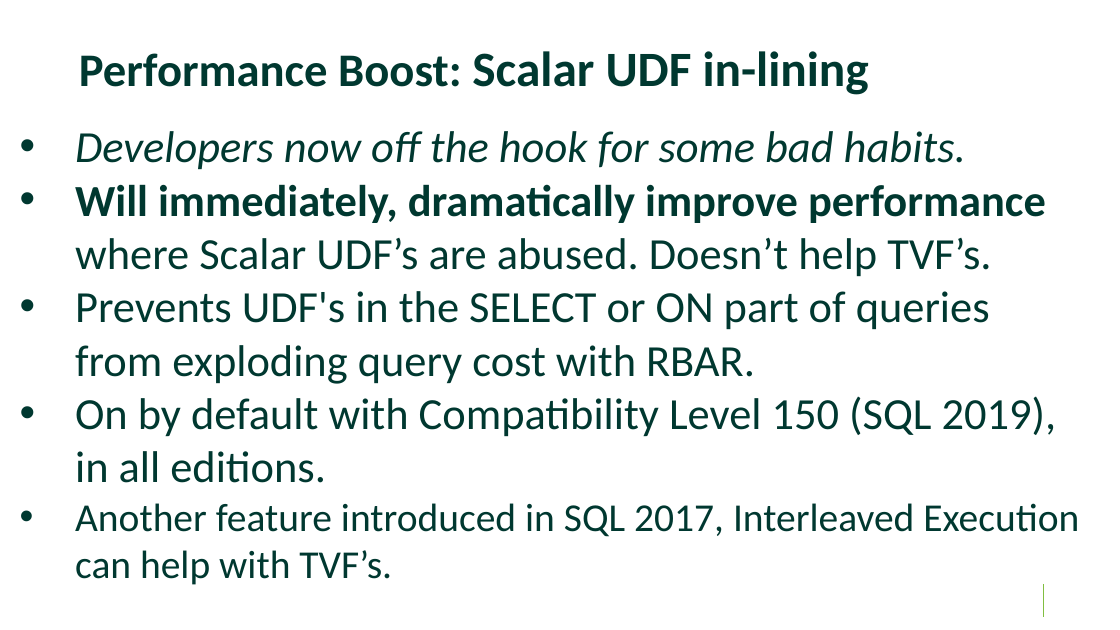
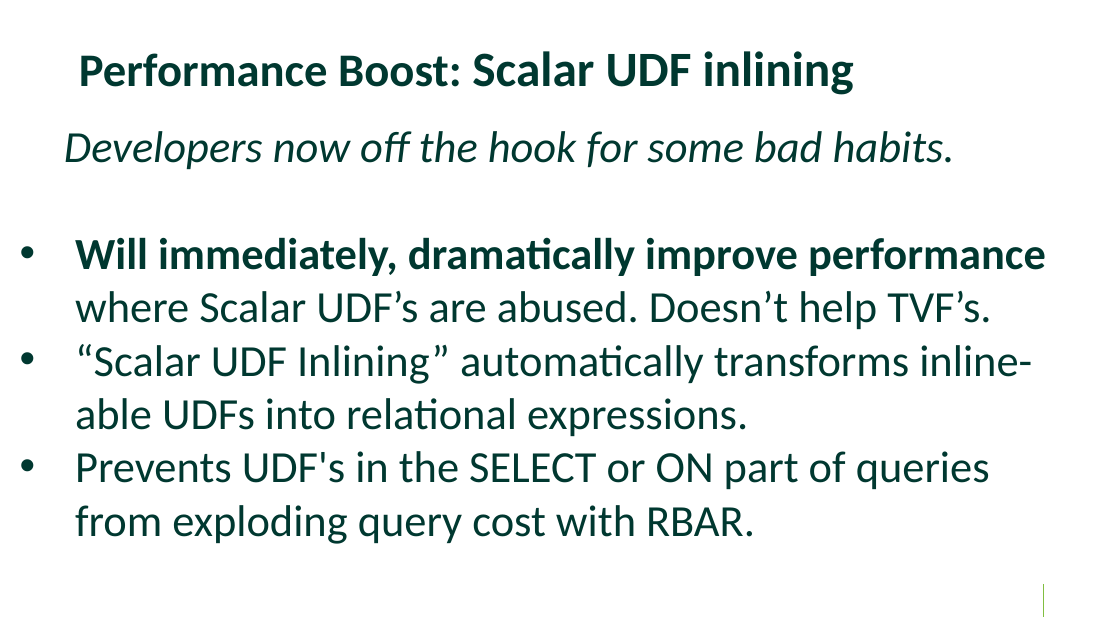
Before and after one commit to williamadba/Public-Presentations, a slide deck: slide 47 of Santa Fe SQL User Group/What's New in SQL 2019.pptx. Drawn at 1120x630 pixels with LibreOffice and Linux fonts; fonts in the diff are those of the drawing; background and template pictures are left out. Boxes give left, top, right and bottom in pixels: in the first picture for what was removed or moved away, otherwise in the second. Text is boxed around its words. In the diff, an @@ line names an element or a change of style, - is before the commit and + after.

```diff
--- a/Santa Fe SQL User Group/What's New in SQL 2019.pptx
+++ b/Santa Fe SQL User Group/What's New in SQL 2019.pptx
@@ title at <box>79,51,854,95</box>: text changed; size 40 to 37.8 pt @@
-Performance Boost: Scalar UDF in-lining
+Performance Boost: Scalar UDF inlining
@@ text at <box>64,131,955,170</box>: bullet • to none @@
@@ text at <box>75,344,1032,437</box>: paragraph added @@
+• “Scalar UDF Inlining” automatically transforms inline-able UDFs into relational expressions.
@@ text at <box>75,396,1079,585</box>: paragraphs removed @@
-• On by default with Compatibility Level 150 (SQL 2019), in all editions.
-• Another feature introduced in SQL 2017, Interleaved Execution can help with TVF’s.
```
Also in this commit, not shown: 3 other slides changed, 1 slide added.
